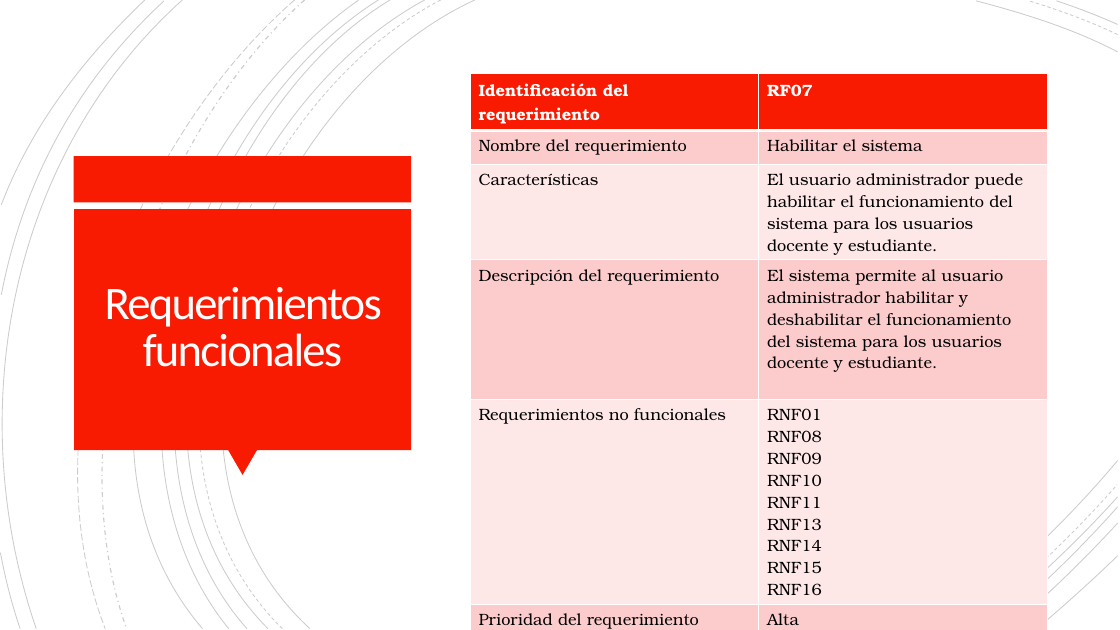
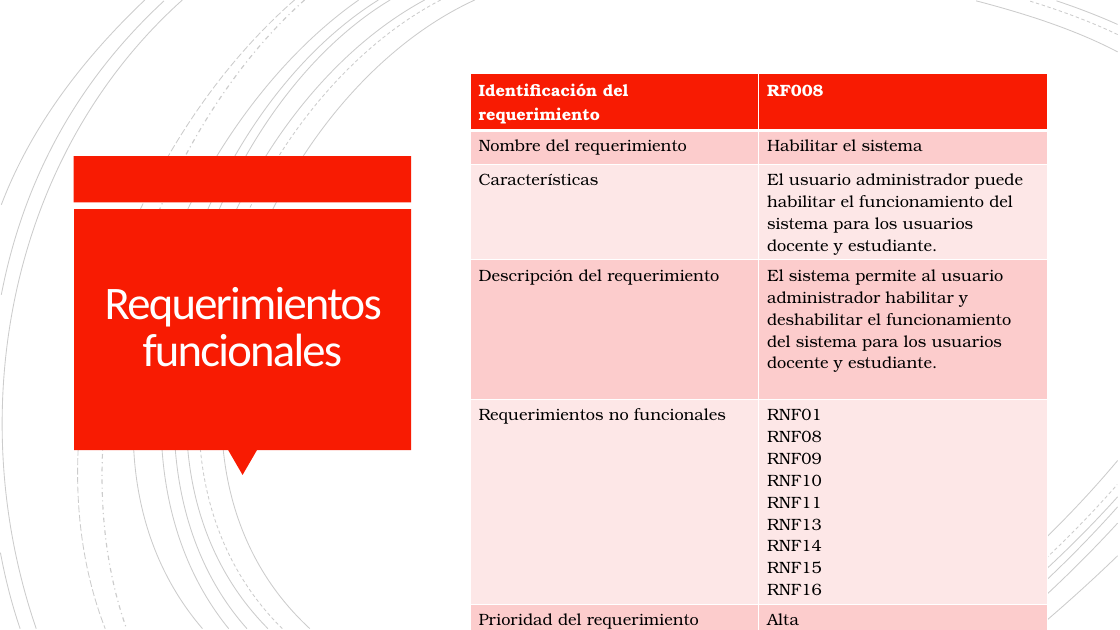
Before and after one commit to Dillan444/PROYECTO_SENA, a slide deck: slide 39 of PLANTEAMIENTO_DEL_PROBLEMA.pptx (slide 38 before the commit). Drawn at 1120x630 pixels with LibreOffice and Linux fonts; fonts in the diff are those of the drawing. Boxes give left, top, right and bottom in pixels: in the first picture for what was removed or moved away, otherwise in the second. Text is boxed around its words. In the diff, an @@ line names an element or a change of style, - is before the commit and + after.

```diff
--- a/PLANTEAMIENTO_DEL_PROBLEMA.pptx
+++ b/PLANTEAMIENTO_DEL_PROBLEMA.pptx
@@ table at box(471, 74, 1047, 630) @@
-row 1, column 2: RF07
+row 1, column 2: RF008
```
Also in this commit, not shown: 15 other slides changed, 1 slide added, 1 other file.
